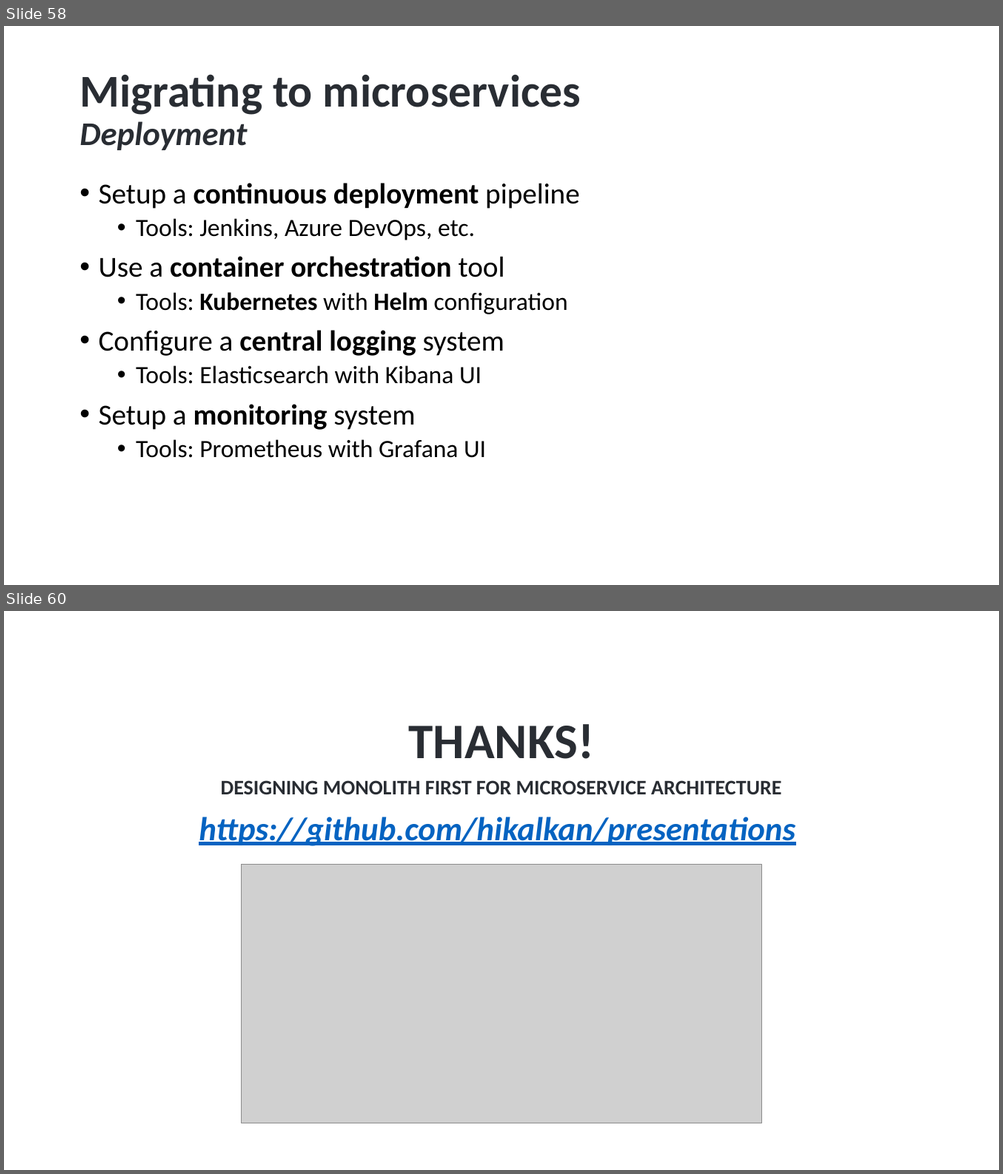
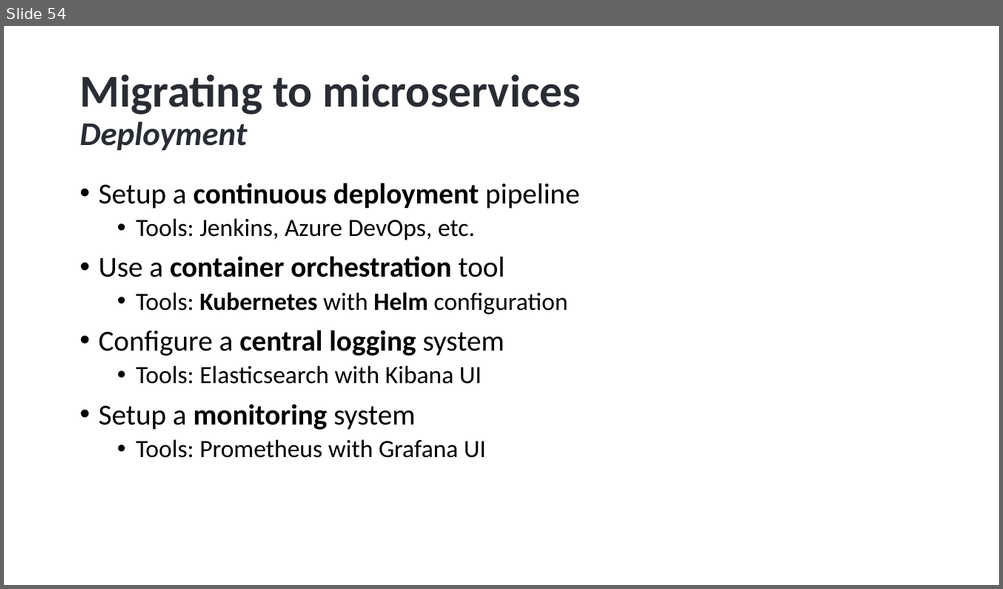
Before and after one commit to hikalkan/presentations, a slide deck: 2024-05-09 Designing Monolith First for Microservice Architecture/Monolith First Presentation.pptx. Shown one above the other, each under a label of ours: slides 58 and 60 before the commit, slide 54 after it; the slides between them are not shown. The pictures are 1003x1174 and 1003x589 pixels, drawn with LibreOffice and Linux fonts; fonts in the diff are those of the drawing; grey boxes stand for pictures; background and template pictures are left out. Boxes give left, top, right and bottom in pixels: in the first picture for what was removed or moved away, otherwise in the second. Text is boxed around its words. In the diff, an @@ line names an element or a change of style, - is before the commit and + after.

```diff
--- a/2024-05-09 Designing Monolith First for Microservice Architecture/Monolith First Presentation.pptx
+++ b/2024-05-09 Designing Monolith First for Microservice Architecture/Monolith First Presentation.pptx
@@ slide 60 removed at <box>4,611,999,1170</box>, background picture (left out) @@
@@ title removed at <box>409,724,594,759</box> @@
-THANKS!
@@ subtitle removed at <box>221,780,781,795</box> @@
-DESIGNING MONOLITH FIRST FOR MICROSERVICE ARCHITECTURE
@@ text removed at <box>199,817,795,846</box> @@
-https://github.com/hikalkan/presentations
@@ picture removed at <box>242,865,762,1124</box> @@
@@ what was slide 58 is now slide 54 @@
```
Also in this commit, not shown: 2 slides changed, 4 other slides removed.
